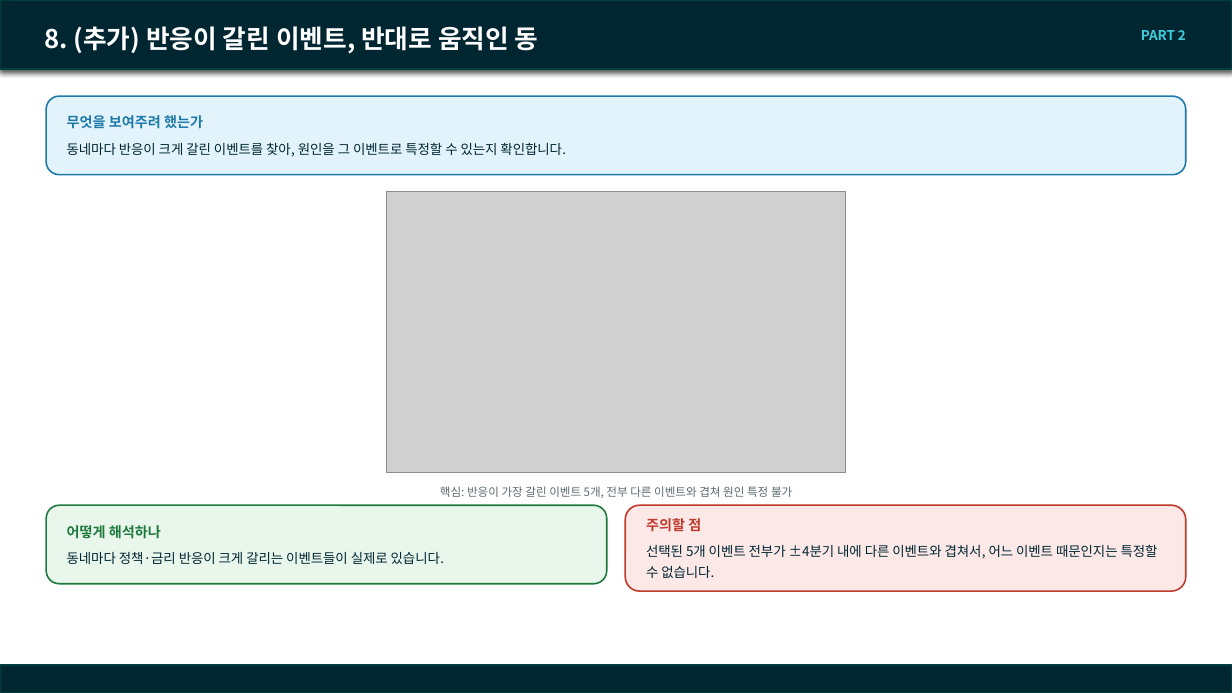
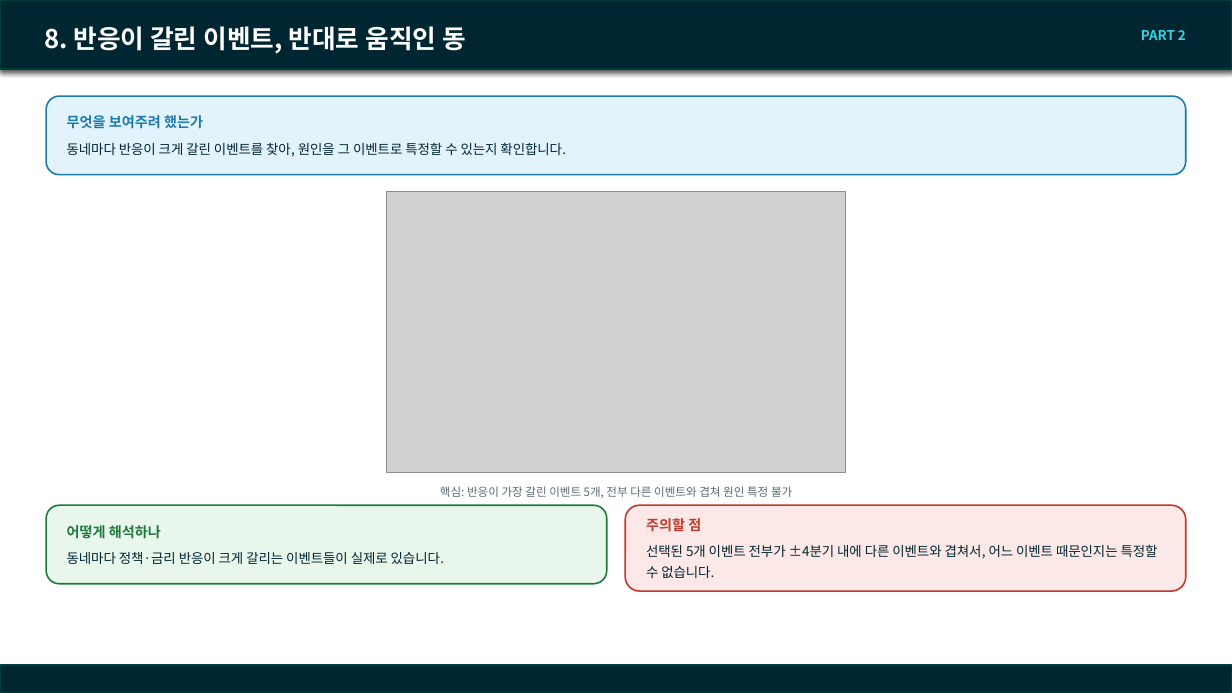
Before and after one commit to SunooJ-KR/Boomingup, a slide deck: slide 17 of eda/docs/260916_team_meeting.pptx. Drawn at 1232x693 pixels with LibreOffice and Linux fonts; fonts in the diff are those of the drawing; grey boxes stand for pictures; background and template pictures are left out. Boxes give left, top, right and bottom in pixels: in the first picture for what was removed or moved away, otherwise in the second. Text is boxed around its words. In the diff, an @@ line names an element or a change of style, - is before the commit and + after.

Commit message:
docs(eda): "(추가)" 라벨 제거, 외부데이터만 "(외부)"로 명시
08~09번(이벤트 반대 반응 동, 동 클러스터링)은 팀 데이터베이스로 분석한
최종 결과라 "(추가)" 라벨을 뗐다. 10번(인구·세대수)만 실제로 외부
공공데이터를 썼으므로 "(외부)"로 명확히 구분했다. 목차 슬라이드도
"08~10"으로 뭉뚱그리지 않고 08/09/10을 각각 표시하도록 고쳤다.

```diff
--- a/eda/docs/260916_team_meeting.pptx
+++ b/eda/docs/260916_team_meeting.pptx
@@ title at <box>44,26,466,54</box>: text changed @@
-8. (추가) 반응이 갈린 이벤트, 반대로 움직인 동
+8. 반응이 갈린 이벤트, 반대로 움직인 동
```
Also in this commit, not shown: 5 other slides changed, 1 other file.
